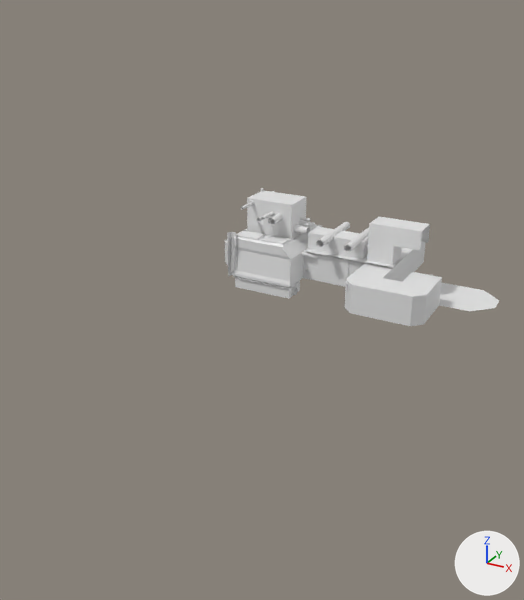
The OBJ model meshes/map/map_mesh.obj, before and after one commit.
Rendered twice from a 50 mm camera at (32.5, -67.7, 28.6) aimed at (1.4, -11.1, 0.3). Arrows for +X, +Y and +Z are at lower right; the lights stay in place. Materials are left out; every surface is plain grey. Where no turn or scale is listed for an object, it has been applied to the vertices.

Before the edit, the objects in view are built like this:
```python
me_map_mesh = bpy.data.meshes.new('map_mesh')
me_map_mesh.from_pydata(...)  # 1209 vertices, 1827 faces; spans x -8.0..21.2, y -7.7..13.3, z -2.2..7.7
me_map_mesh.materials.append(mat_metal_02_256x256_1)
me_map_mesh.materials.append(mat_metal_08_256x256)
me_map_mesh.materials.append(mat_glass_1)
me_map_mesh.materials.append(mat_metal_06_256x256)
me_map_mesh.materials.append(mat_plaster_15_256x256)
me_map_mesh.materials.append(mat_metal_18_256x256)
me_map_mesh.materials.append(mat_metal_05_256x256)
me_map_mesh.materials.append(mat_light)
me_map_mesh.materials.append(mat_rail)
me_map_mesh.materials.append(mat_black)
me_map_mesh.materials.append(mat_metal_17_256x256)
me_map_mesh.materials.append(mat_vent)
me_map_mesh.materials.append(mat_metal_11_256x256)
me_map_mesh.materials.append(mat_metal_13_256x256)
me_map_mesh.materials.append(mat_panel_0)
ob_map_mesh = bpy.data.objects.new('map_mesh', me_map_mesh)
ob_map_mesh.location = (0.0, 0.0, 0.0)
```
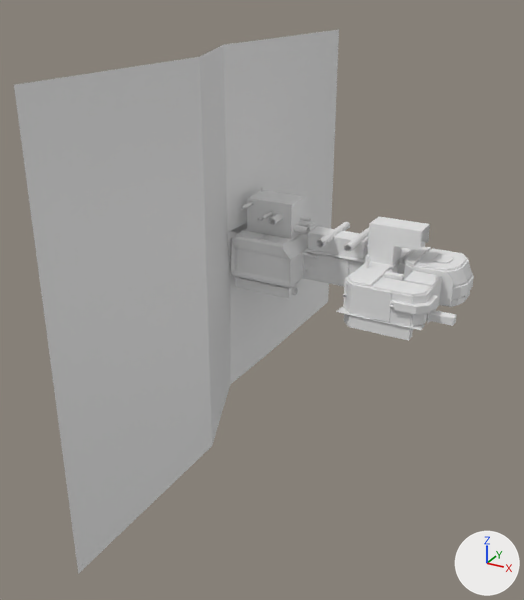
Boxes [x1, y1, x2, y2] around the edits, measured in the pictures (524 x 600 px):
'map_mesh', reshaped (68% wider, 293% taller)
    before: [225, 188, 499, 326]
    after: [14, 29, 474, 574]
part 1 of me_map_mesh, added
    after: [365, 255, 370, 268]
part 2 of me_map_mesh, built on
    before: [376, 272, 499, 316]
    after: [14, 29, 474, 574]

The change in detail:
me_map_mesh is used by ob_map_mesh; location (0.0, 0.0, 0.0).
me_map_mesh had 1209 vertices, 1827 faces and spanned x -8.0..21.2, y -7.7..13.3, z -2.2..7.7.
me_map_mesh now has 2640 vertices, 4268 faces and spans x -8.0..18.7, y -35.8..23.2, z -14.8..23.0.
me_map_mesh part 1: a new loose piece, a 6-sided cylinder along z spanning x 8.77..9.26, y -3.39..-3.01, z -1.31..3.69.
me_map_mesh part 2: 14 vertices removed from x 8.0..21.2, y -6.7..4.3, z -0.8..2.2; 1333 vertices added at x -8.0..18.7, y -35.8..23.2, z -14.8..23.0.
